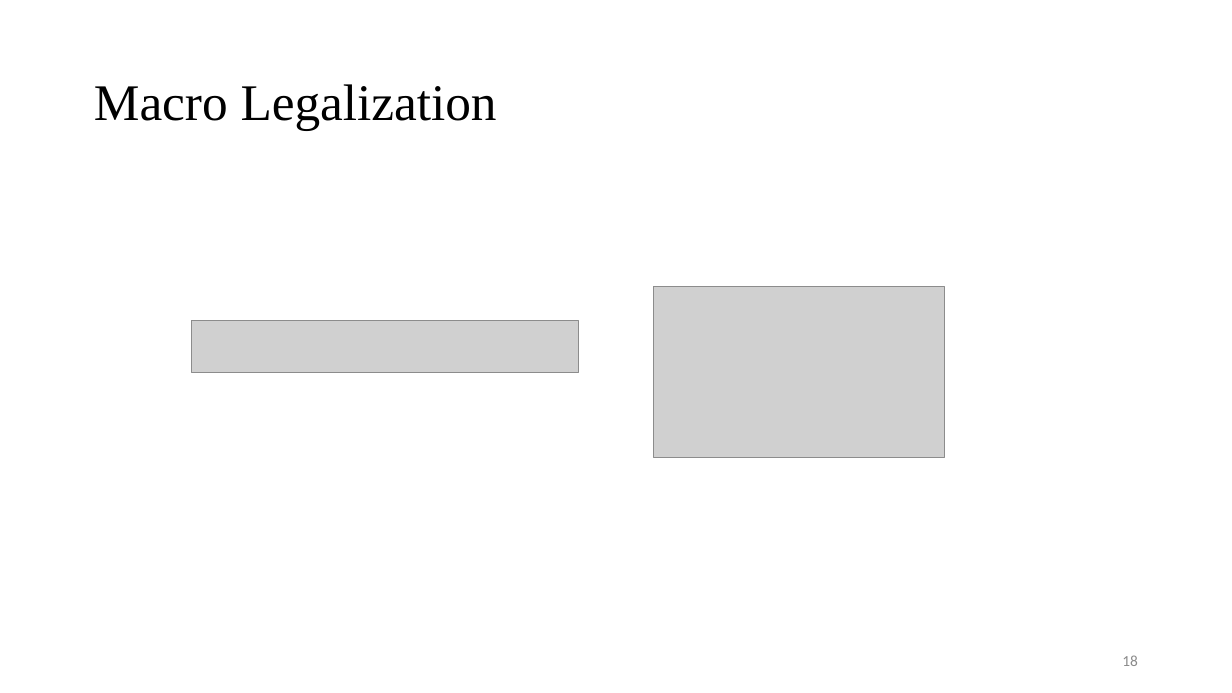
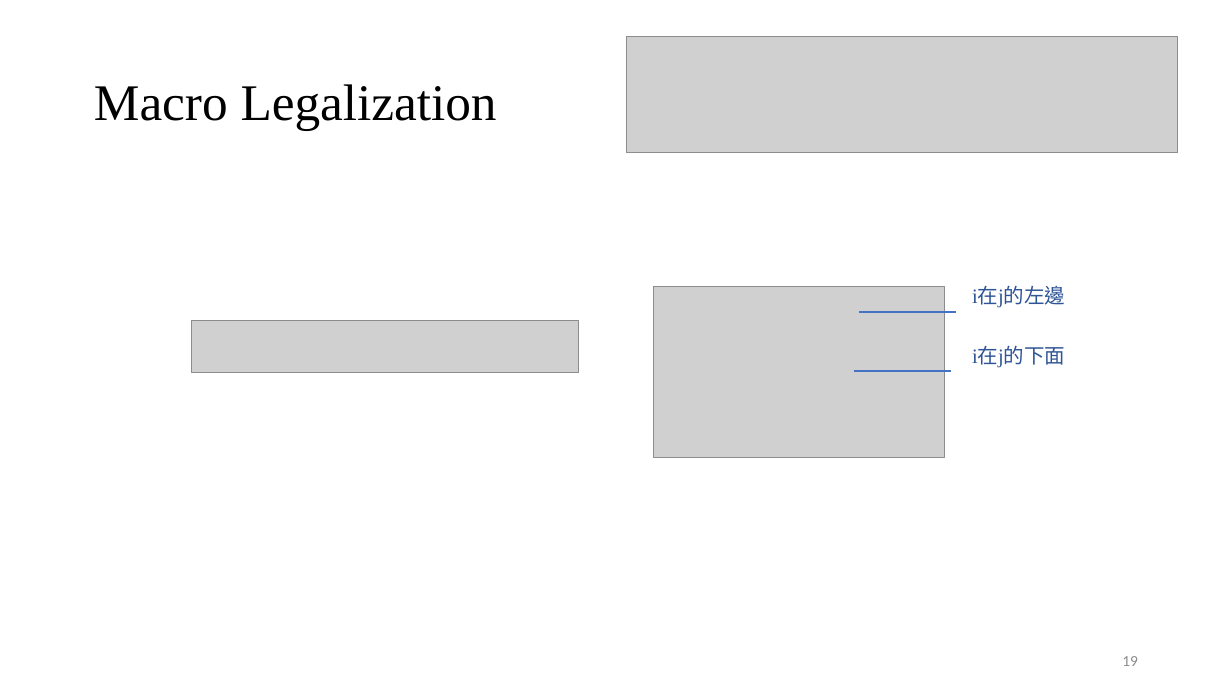
Before and after one commit to Pacific-Feng-Studuies/Studied-Papers, a slide deck: slide 20 of GM/Placement/Stronger Mixed-Size Placement Backbone Considering Second-Order Information/Stronger Mixed-Size Placement Backbone Considering Second-Order Information.pptx (slide 19 before the commit). Drawn at 1232x693 pixels with LibreOffice and Linux fonts; fonts in the diff are those of the drawing; grey boxes stand for pictures. Boxes give left, top, right and bottom in pixels: in the first picture for what was removed or moved away, otherwise in the second. Text is boxed around its words. In the diff, an @@ line names an element or a change of style, - is before the commit and + after.

```diff
--- a/GM/Placement/Stronger Mixed-Size Placement Backbone Considering Second-Order Information/Stronger Mixed-Size Placement Backbone Considering Second-Order Information.pptx
+++ b/GM/Placement/Stronger Mixed-Size Placement Backbone Considering Second-Order Information/Stronger Mixed-Size Placement Backbone Considering Second-Order Information.pptx
@@ picture added at box(627, 37, 1177, 153) @@
@@ text added at box(972, 287, 1065, 308), 16 pt, text #2F5597 @@
+i在j的左邊
@@ line added from (859, 312) to (957, 312), #4472C4 1.5 pt @@
@@ text added at box(972, 348, 1065, 368), 16 pt, text #2F5597 @@
+i在j的下面
@@ line added from (854, 372) to (951, 372), #4472C4 1.5 pt @@
@@ page number at box(1122, 656, 1138, 666): text changed @@
-18
+19
```
Also in this commit, not shown: 3 other slides changed, 12 slides added.
